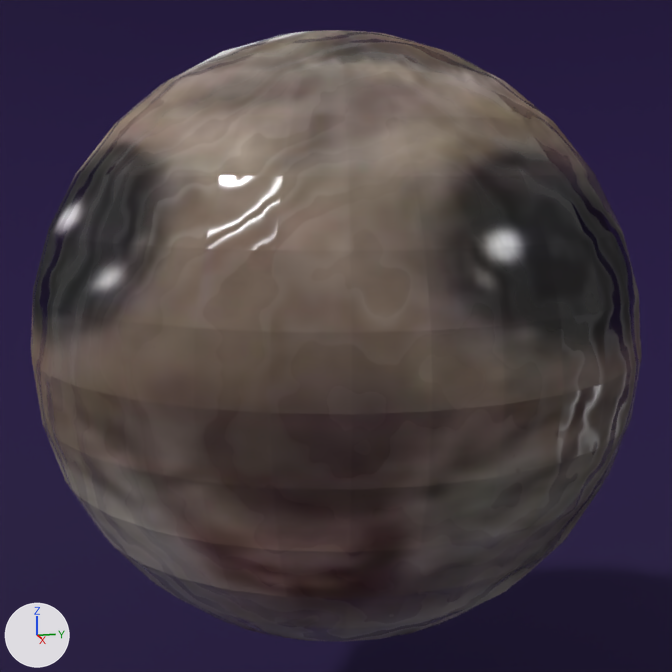
Two versions of the Blender file BlenderProjects/melon.blend, one commit apart.
Before and after are seen from a 50 mm lens placed at (-2.61, -1.02, 3.05), pointed at (-6.51, -0.08, 2.29). Every picture has the same lights, and +X, +Y and +Z are marked at lower left.

Script lines for the objects in view, before the commit:
```python
ob_plane_003 = bpy.data.objects.new('Plane.003', me_plane_003)
ob_plane_003.location = (0.0, 0.0, 0.0)
ob_plane_003.rotation_euler = (0.0, 0.0, 1.278)  # degrees (0, 0, 73)
ob_plane_003.scale = (15.3, 15.3, 15.3)
ob_sphere = bpy.data.objects.new('Sphere', me_sphere)
ob_sphere.location = (-6.51, -0.082, 2.292)
ob_sphere.scale = (1.27, 1.27, 1.27)
```
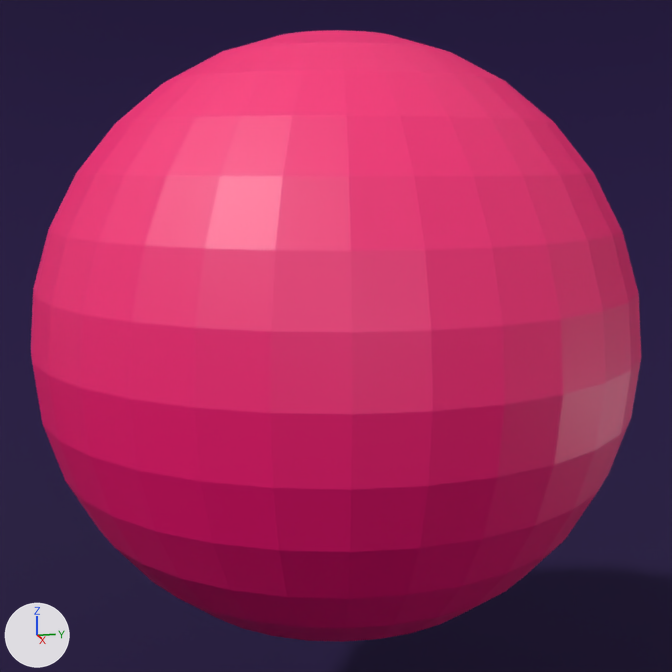
Changed parts and their boxes [x1, y1, x2, y2] in the pictures (672 x 672 px):
'Sphere', surface changed
    both: [31, 30, 641, 642]

What changed in the scene script:
```text
Change mat_material:
    remove # nodes: BsdfPrincipled, OutputMaterial, TexImage, TexWave, ValToRGB
    remove # colours: black #000000, white #ffffff
    remove # uses the picture img_raton_jpeg
    nodes: BsdfPrincipled, OutputMaterial, RGB
    colours: pink #ff0076
```
